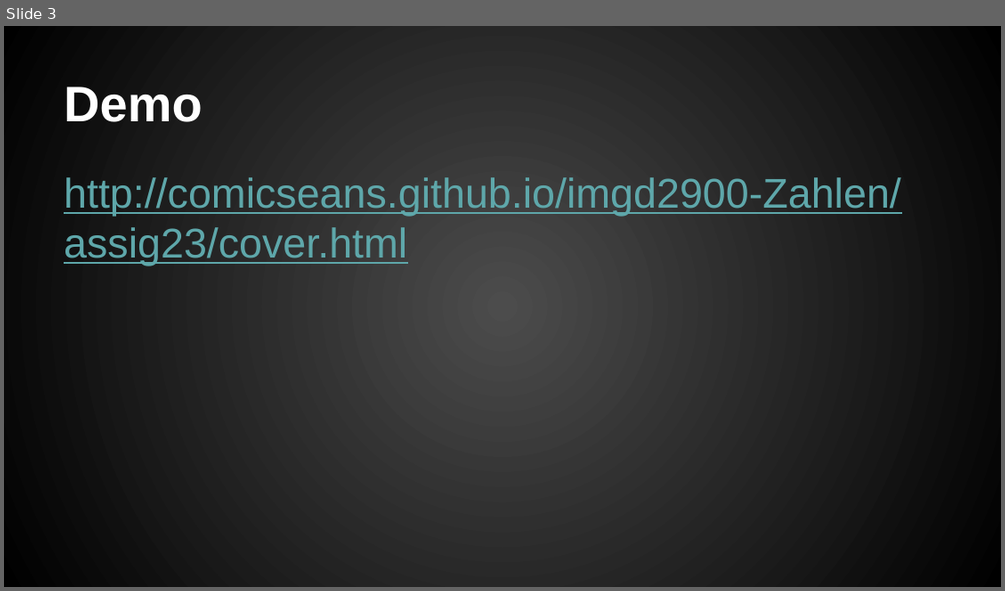
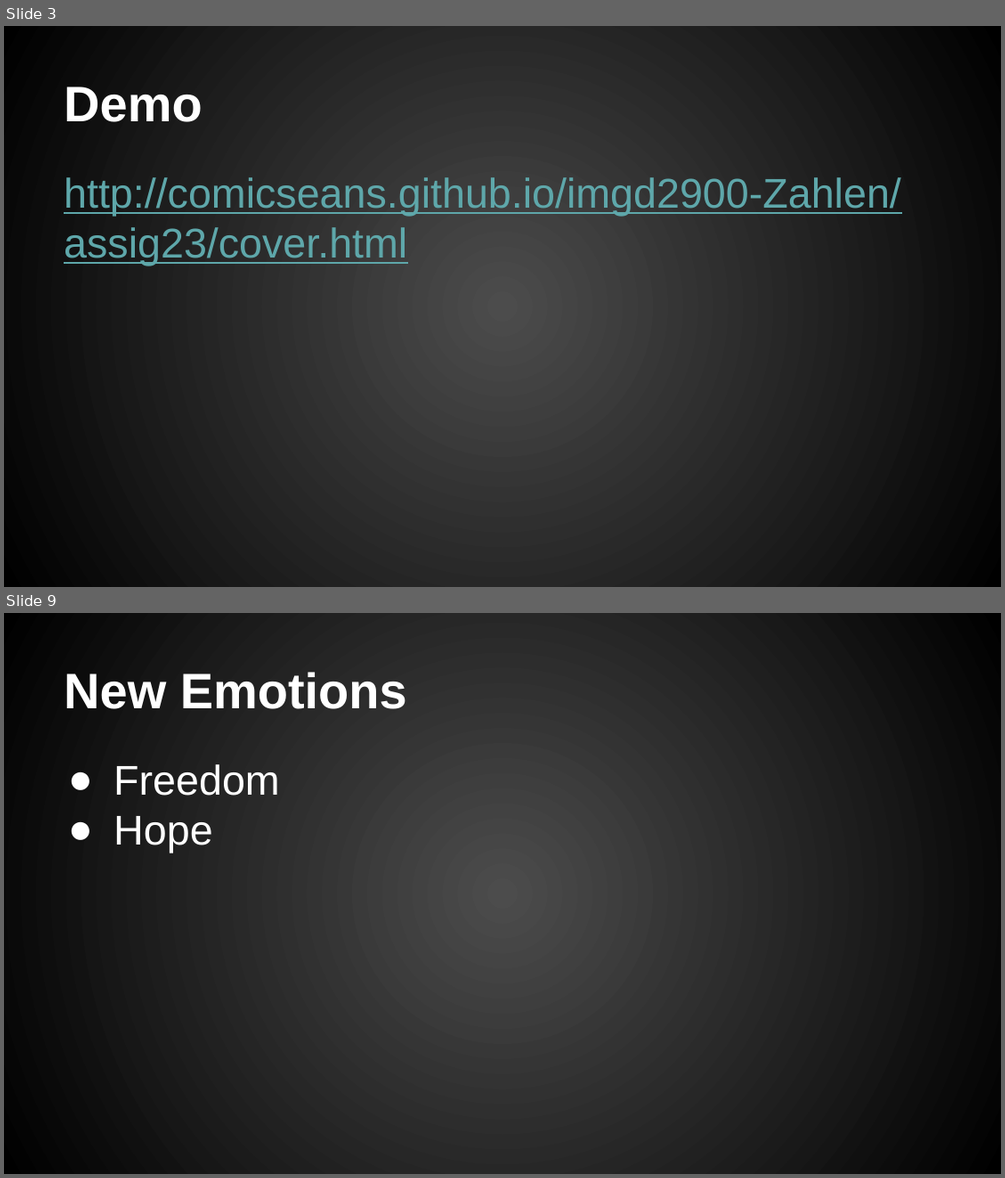
Before and after one commit to ComicSeans/imgd2900, a slide deck: assig23/finalabstractpresentation.pptx. Shown one above the other, each under a label of ours: slide 3 before the commit, slides 3 and 9 after it; the slides between them are not shown. The pictures are 1005x591 and 1005x1178 pixels, drawn with LibreOffice and Linux fonts; fonts in the diff are those of the drawing. Boxes give left, top, right and bottom in pixels: in the first picture for what was removed or moved away, otherwise in the second. Text is boxed around its words. In the diff, an @@ line names an element or a change of style, - is before the commit and + after.

```diff
--- a/assig23/finalabstractpresentation.pptx
+++ b/assig23/finalabstractpresentation.pptx
@@ slide 9 added at (x1=4, y1=613, x2=1001, y2=1174), background gradient #4C4C4C to #000000 @@
@@ title added at (x1=64, y1=672, x2=407, y2=709), 36 pt, text #FFFFFF, bold @@
+New Emotions
@@ text added at (x1=113, y1=764, x2=280, y2=853), 30 pt, text #FFFFFF @@
+● Freedom
+● Hope
```
Also in this commit, not shown: 5 other slides added.
